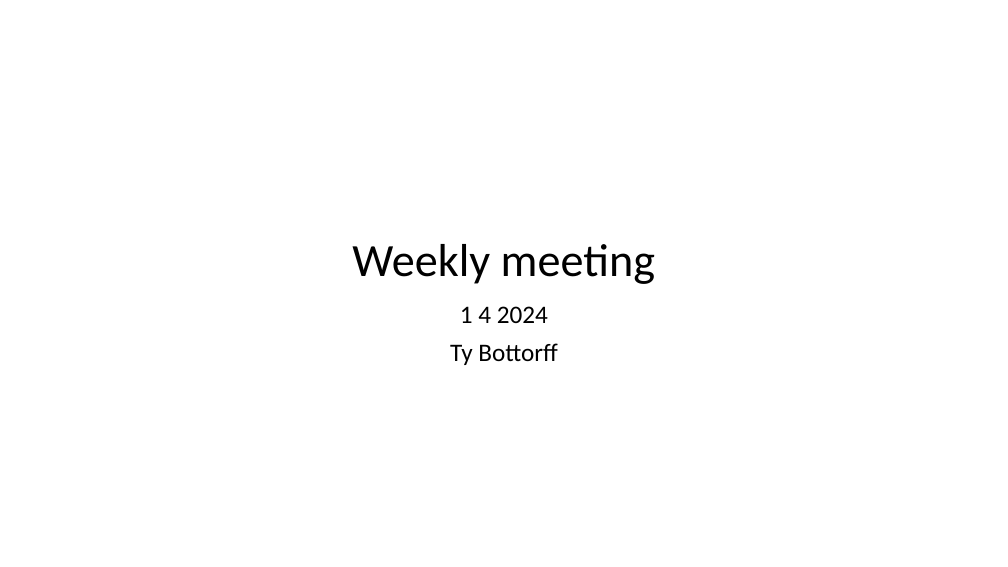
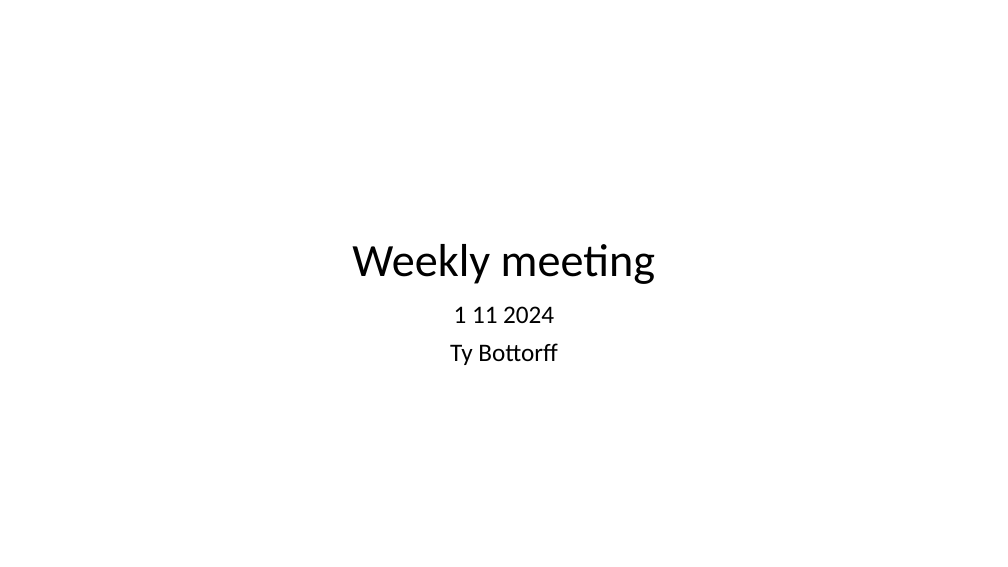
Before and after one commit to tybottorff/bottorffdocs, a slide deck: slide 1 of linsley_postdoc/presentations/weekly_meetings/1_11_24.pptx. Drawn at 1008x567 pixels with LibreOffice and Linux fonts; fonts in the diff are those of the drawing. Boxes give left, top, right and bottom in pixels: in the first picture for what was removed or moved away, otherwise in the second. Text is boxed around its words. In the diff, an @@ line names an element or a change of style, - is before the commit and + after.

```diff
--- a/linsley_postdoc/presentations/weekly_meetings/1_11_24.pptx
+++ b/linsley_postdoc/presentations/weekly_meetings/1_11_24.pptx
@@ subtitle at [454, 306, 554, 323]: text changed @@
-1 4 2024
+1 11 2024
```
Also in this commit, not shown: 1 other slide changed, 4 slides added, 14 slides removed, 2 other files.
